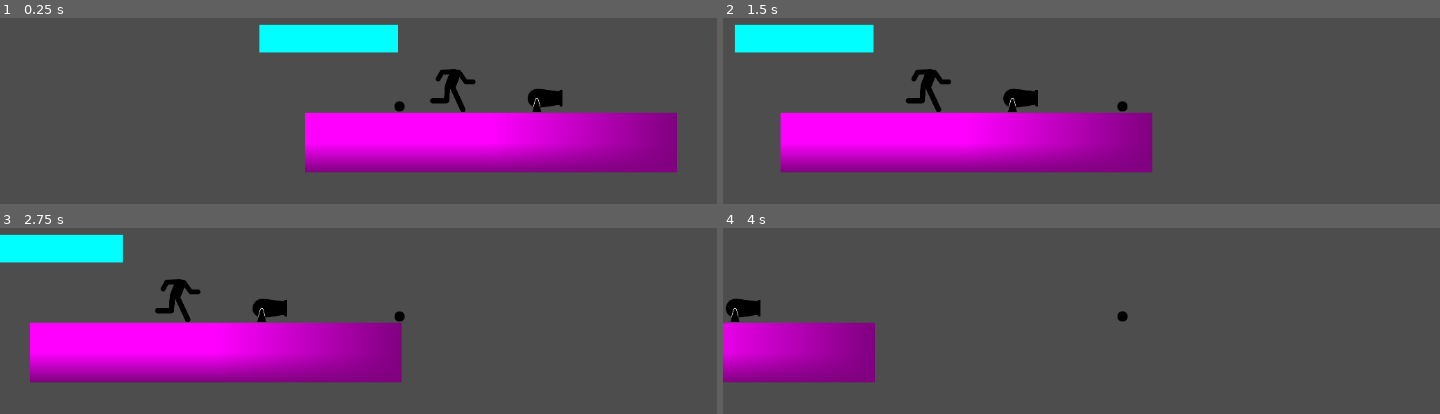
Above: before the commit, frames 1-4 (two rows, left to right).
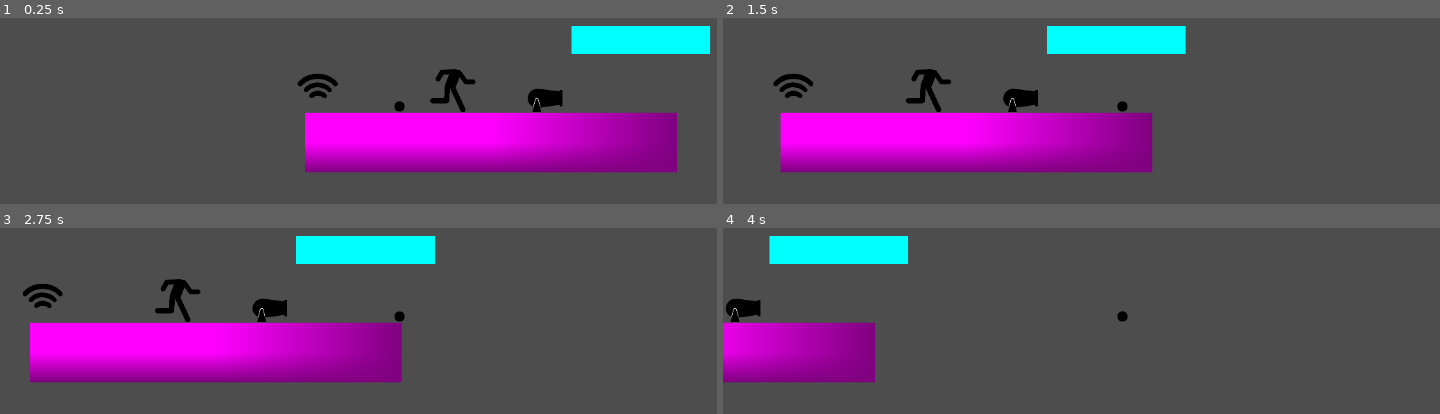
Above: after the commit, the same moments.

Repository: haom1ng7/MengYaGameJam
Game: Godot game, scene res://Scenes/Levels/TestLevel.tscn
Same seed, same stepped clock (60 frames per second), same inputs: the game is played once before the commit and once after it.
Inputs:
- Up to frame 1 (0.25 s): no input
- Up to frame 2 (1.5 s): tap Enter at 0.5 s; hold D (move_right) from 0.53 s (still down); tap Q (detach) at 0.6, 1.35 s; tap Space (jump) at 0.77 s
- Up to frame 3 (2.75 s): tap Space (jump) at 1.52 s; release D (move_right) at 2.03 s; hold A (move_left) from 2.03 s (still down); tap E (interact) at 2.1 s; tap Q (detach) at 2.3 s
- Up to frame 4 (4 s): release A (move_left) at 2.78 s; hold D (move_right) from 2.78 s (still down); tap Q (detach) at 2.85, 3.6 s; tap Space (jump) at 3.02, 3.77 s

The runs differ from the first frame. In frame 1, 6.3% of the frame differs, in the area x 36-100%, y 3-44%; in frame 2, 6.3%; in frame 3, 5.9%; in frame 4, 2.9%.

Commit message:
Wifi功能初步完成. - 附身场景上的WiFi相当于进入了链接的相应那个对象,只是脱离WiFi依然会从WiFi处蹦出来. - WiFi激活的带点图标待添加. - 如果能给WiFi操作的对象一些特殊效果或许不错,考虑循环播放那个涟漪动画?

Diff:
--- a/Scenes/Levels/TestLevel.tscn
+++ b/Scenes/Levels/TestLevel.tscn
@@ -4,6 +4,7 @@
 [ext_resource type="PackedScene" uid="uid://cspnbs5dgj8ct" path="res://Scenes/Objects/Runner.tscn" id="2_7e5cw"]
 [ext_resource type="PackedScene" uid="uid://csr3rj1v25imu" path="res://Scenes/Objects/Cannon.tscn" id="3_7e5cw"]
 [ext_resource type="PackedScene" uid="uid://3bm8rj3fwqm8" path="res://Scenes/Environment/OneWayPlatform.tscn" id="4_iuug4"]
+[ext_resource type="PackedScene" uid="uid://d4g0qxrjtotqj" path="res://Scenes/Objects/WiFi.tscn" id="5_o0omn"]
 
 [sub_resource type="WorldBoundaryShape2D" id="WorldBoundaryShape2D_iuug4"]
 
@@ -32,4 +33,8 @@
 position = Vector2(33, 94)
 
 [node name="OneWayPlatform" parent="." unique_id=2010015193 instance=ExtResource("4_iuug4")]
-position = Vector2(-117, 76)
+position = Vector2(108, 77)
+
+[node name="WiFi" parent="." unique_id=279699519 node_paths=PackedStringArray("remote_target") instance=ExtResource("5_o0omn")]
+position = Vector2(-125, 110)
+remote_target = NodePath("../Runner")
--- a/Scenes/Objects/Projectile.tscn
+++ /dev/null
@@ -1,19 +0,0 @@
-[gd_scene format=3 uid="uid://dutm256smhvqf"]
-
-[ext_resource type="Script" uid="uid://dfx36xom4q5g" path="res://Scripts/Objects/Projectile.gd" id="1_e7peq"]
-[ext_resource type="Texture2D" uid="uid://djxaplmw5qkhl" path="res://Assets/Texture/Character/basic dot.png" id="2_1cf02"]
-
-[sub_resource type="CircleShape2D" id="CircleShape2D_3rnyv"]
-radius = 38.013157
-
-[node name="Projectile" type="Area2D" unique_id=317316051]
-scale = Vector2(0.1, 0.1)
-script = ExtResource("1_e7peq")
-
-[node name="Sprite2D" type="Sprite2D" parent="." unique_id=1237165564]
-texture = ExtResource("2_1cf02")
-
-[node name="CollisionShape2D" type="CollisionShape2D" parent="." unique_id=521203977]
-shape = SubResource("CircleShape2D_3rnyv")
-
-[connection signal="body_entered" from="." to="." method="_on_body_entered"]
--- /dev/null
+++ b/Scenes/Objects/WiFi.tscn
@@ -0,0 +1,20 @@
+[gd_scene format=3 uid="uid://d4g0qxrjtotqj"]
+
+[ext_resource type="Script" uid="uid://c3fhem8r3fr5k" path="res://Scripts/Objects/WiFi.gd" id="1_f0yk0"]
+[ext_resource type="Texture2D" uid="uid://dhj6bhnunn35y" path="res://Assets/Texture/Character/wifi.png" id="2_qg7yo"]
+
+[sub_resource type="RectangleShape2D" id="RectangleShape2D_ytiqg"]
+size = Vector2(290, 265.00006)
+
+[node name="WiFi" type="CharacterBody2D" unique_id=279699519]
+scale = Vector2(0.1, 0.1)
+collision_layer = 2
+script = ExtResource("1_f0yk0")
+
+[node name="Sprite2D" type="Sprite2D" parent="." unique_id=385094867]
+texture = ExtResource("2_qg7yo")
+
+[node name="CollisionShape2D" type="CollisionShape2D" parent="." unique_id=48587047]
+position = Vector2(0, 37.499992)
+scale = Vector2(0.9999997, 0.9999997)
+shape = SubResource("RectangleShape2D_ytiqg")
--- a/Scripts/Abstract/PossessableBase.gd
+++ b/Scripts/Abstract/PossessableBase.gd
@@ -21,6 +21,7 @@
 # 状态
 # ------------------------------------------------------------------------------
 var is_possessed: bool = false
+var is_remote_controlled: bool = false ## 是否正被远程操控
 var _player: PlayerController = null
 
 # ------------------------------------------------------------------------------
@@ -31,7 +32,8 @@
 	_update_visual_state(false)
 
 func _physics_process(delta: float) -> void:
-	if is_possessed:
+	# 附身或远程操控状态下，响应输入和移动
+	if is_possessed or is_remote_controlled:
 		_handle_input(delta)
 		_handle_movement(delta)
 		move_and_slide()
@@ -44,6 +46,18 @@
 # ------------------------------------------------------------------------------
 # 公共接口
 # ------------------------------------------------------------------------------
+
+## 开启/关闭远程操控模式
+func set_remote_control(active: bool) -> void:
+	is_remote_controlled = active
+	_update_visual_state(active)
+
+	if active:
+		emit_signal("possessed_start") # 复用信号以便触发逻辑
+		_on_possess_start()
+	else:
+		emit_signal("possessed_end")
+		_on_possess_end()
 
 ## 开始附身
 func start_possession(player: PlayerController) -> void:
--- /dev/null
+++ b/Scripts/Objects/WiFi.gd
@@ -0,0 +1,42 @@
+class_name WiFi
+extends PossessableBase
+
+# ------------------------------------------------------------------------------
+# 配置
+# ------------------------------------------------------------------------------
+@export var remote_target: PossessableBase ## 远程控制的目标
+
+# ------------------------------------------------------------------------------
+# 生命周期
+# ------------------------------------------------------------------------------
+
+func _ready() -> void:
+	super._ready()
+	# 禁用自动相机跟随，因为我们要看远程目标
+	snap_camera = false
+
+# ------------------------------------------------------------------------------
+# 虚函数实现
+# ------------------------------------------------------------------------------
+
+func _handle_input(_delta: float) -> void:
+	if not remote_target or not _player: return
+
+	# 强制移动玩家的相机到远程目标位置
+	var cam = _player.get_camera()
+	if cam:
+		cam.global_position = remote_target.global_position
+
+func _on_possess_start() -> void:
+	if remote_target:
+		remote_target.set_remote_control(true)
+		print("WiFi: Remote control started -> ", remote_target.name)
+
+func _on_possess_end() -> void:
+	if remote_target:
+		remote_target.set_remote_control(false)
+		print("WiFi: Remote control ended")
+
+func _handle_passive_physics(_delta: float) -> void:
+	# WiFi 是固定在墙上或空中的装置，不受重力影响
+	velocity = Vector2.ZERO
--- a/Scripts/Player/PlayerController.gd
+++ b/Scripts/Player/PlayerController.gd
@@ -26,6 +26,7 @@
 # ------------------------------------------------------------------------------
 @onready var _sprite: Sprite2D = $Sprite2D
 @onready var _detection_area: Area2D = $DetectionArea
+@onready var _camera: Camera2D = $Camera2D
 
 # ------------------------------------------------------------------------------
 # 状态变量
@@ -140,11 +141,19 @@
 	global_position = exit_pos
 	velocity = exit_vel
 
+	# 强制摄像机归位 (修复 WiFi 等远程控制导致的相机偏移残留)
+	if _camera:
+		_camera.position = Vector2.ZERO
+
 	_set_physics_active(true)
 
 ## [API] 强制脱离
 func force_detach(launch_velocity: Vector2) -> void:
 	_perform_detach(launch_velocity)
+
+## [API] 获取相机引用
+func get_camera() -> Camera2D:
+	return _camera
 
 func _set_physics_active(active: bool) -> void:
 	if _sprite: _sprite.visible = active
Not shown, added: Scripts/Objects/WiFi.gd.uid
